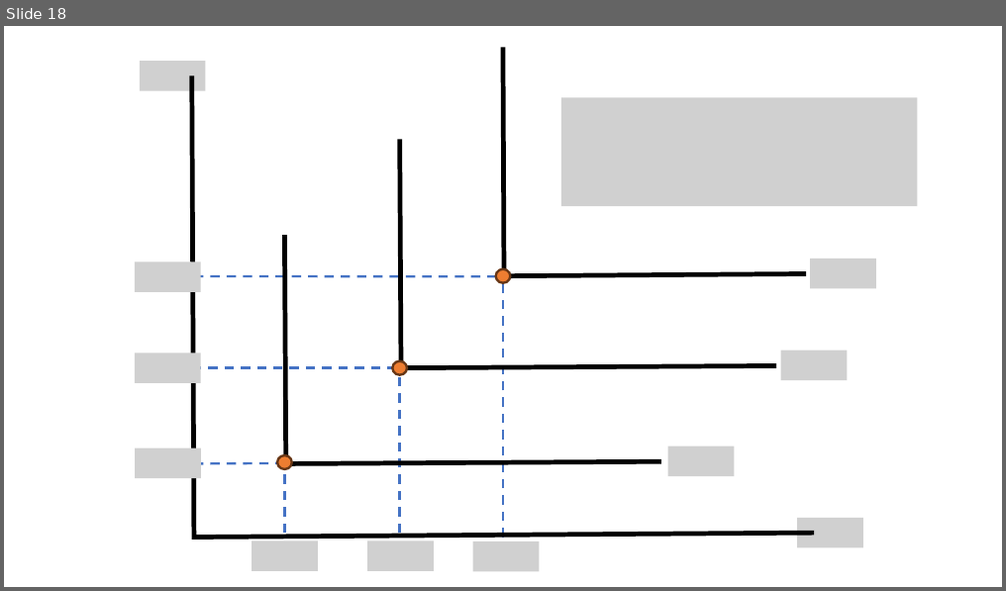
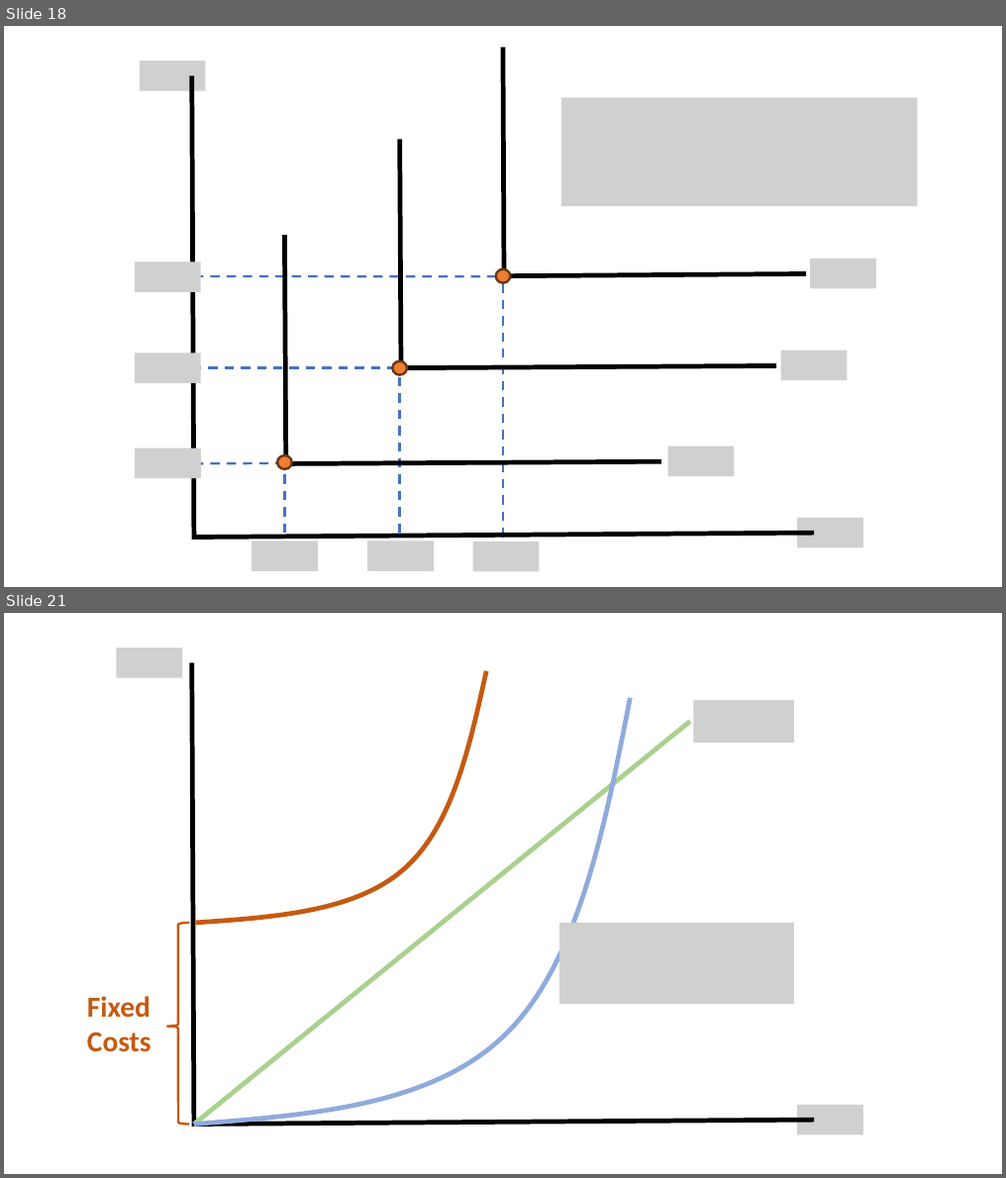
Before and after one commit to jrojas1003/EC-311, a slide deck: Slides/graph-maker.pptx. Shown one above the other, each under a label of ours: slide 18 before the commit, slides 18 and 21 after it; the slides between them are not shown. The pictures are 1006x591 and 1006x1178 pixels, drawn with LibreOffice and Linux fonts; fonts in the diff are those of the drawing; grey boxes stand for pictures. Boxes give left, top, right and bottom in pixels: in the first picture for what was removed or moved away, otherwise in the second. Text is boxed around its words. In the diff, an @@ line names an element or a change of style, - is before the commit and + after.

```diff
--- a/Slides/graph-maker.pptx
+++ b/Slides/graph-maker.pptx
@@ slide 21 added at (4,613,1002,1174), background #FFFFFF @@
@@ picture added at (116,649,182,678) @@
@@ freeform shape added at (192,663,814,1125), outline #000000 4.5 pt @@
@@ freeform shape added at (196,671,487,923), outline #C55A11 4.5 pt @@
@@ freeform shape added at (194,698,631,1125), outline #8FAADC 4.5 pt @@
@@ picture added at (693,700,794,743) @@
@@ line added from (194, 1124) to (690, 722), #A9D18E 4.5 pt @@
@@ left brace added at (166,923,190,1124), outline #C55A11 2.25 pt @@
@@ picture added at (559,923,794,1004) @@
@@ text added at (87,996,152,1053), 28 pt, text #C55A11, bold @@
+Fixed Costs
@@ picture added at (798,1105,863,1135) @@
```
Also in this commit, not shown: 11 other slides added.
